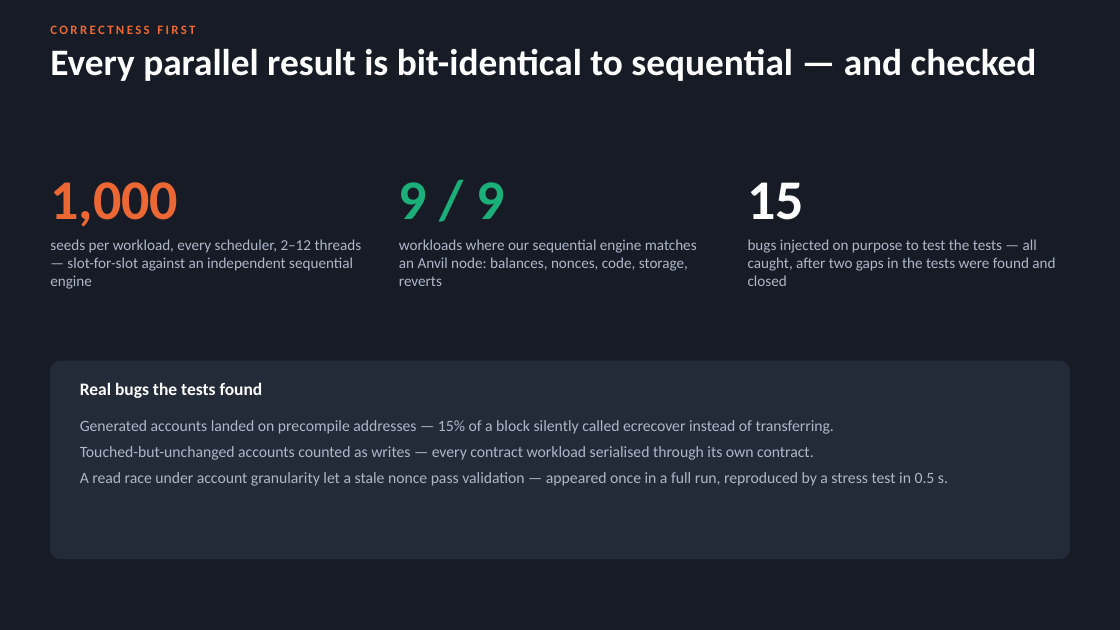
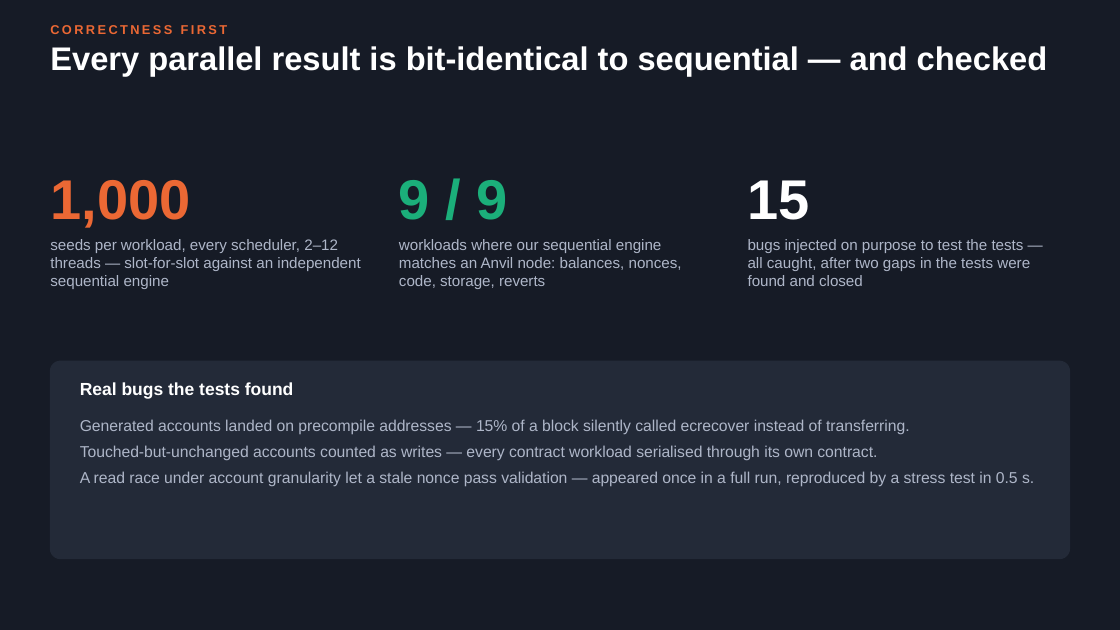
Before and after one commit to IcantFind-a-username/sc6109-parallel-evm, a slide deck: slide 6 of docs/SC6109_parallel_evm.pptx. Drawn at 1120x630 pixels with LibreOffice and Linux fonts; fonts in the diff are those of the drawing. Boxes give left, top, right and bottom in pixels: in the first picture for what was removed or moved away, otherwise in the second. Text is boxed around its words. In the diff, an @@ line names an element or a change of style, - is before the commit and + after.

```diff
--- a/docs/SC6109_parallel_evm.pptx
+++ b/docs/SC6109_parallel_evm.pptx
@@ text "Every parallel result is bit-identical ..." at (50, 46, 1048, 76): size 32 to 28 pt, font Calibri to Arial @@
@@ font Calibri to Arial in 9 elements at (50, 25, 227, 34), (50, 180, 190, 228), (50, 239, 360, 289), (399, 180, 508, 220), (399, 239, 682, 289), (748, 180, 810, 220), (748, 239, 1030, 286), (80, 382, 294, 399), (80, 419, 1034, 486) @@
```
Also in this commit, not shown: 13 other slides changed, 5 other files.
